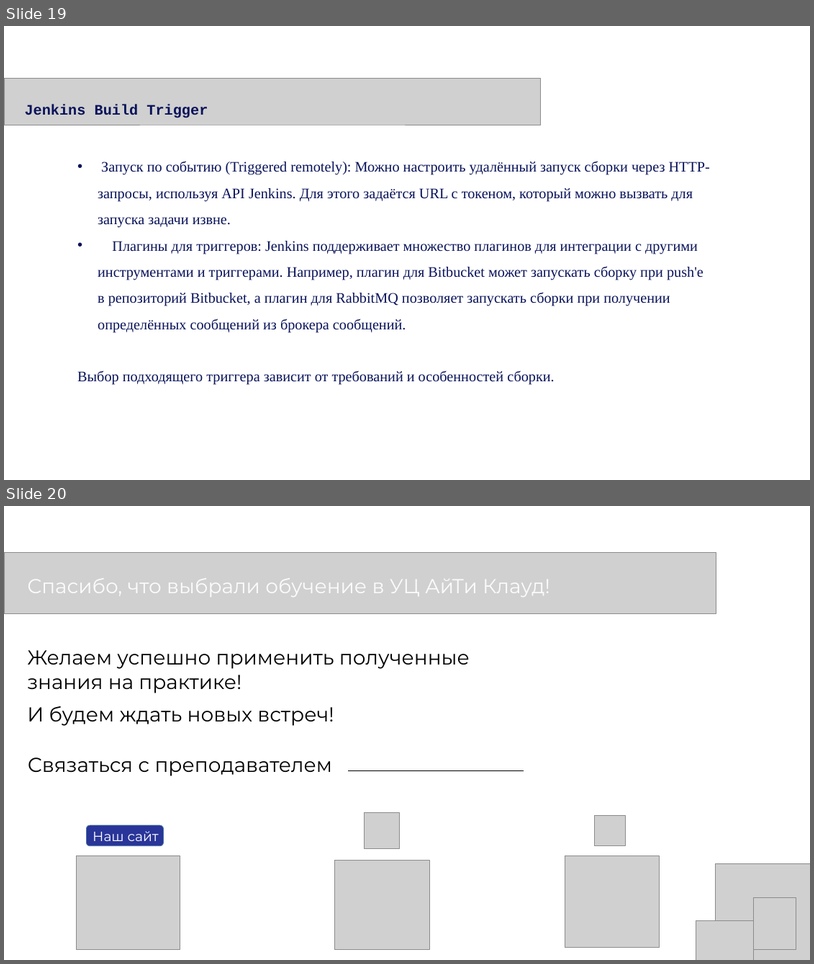
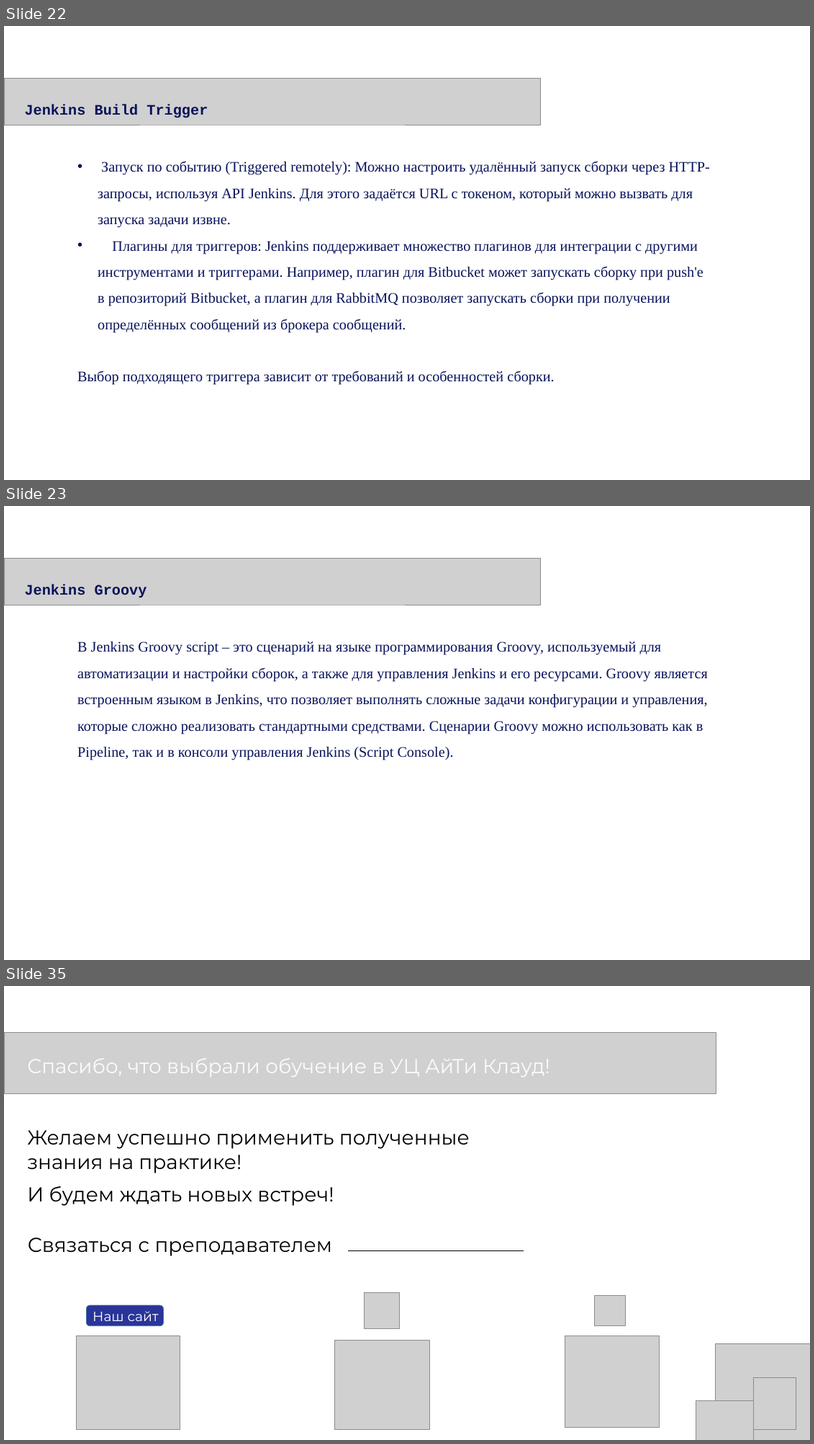
Before and after one commit to Kollekcioner47/jenkins, a slide deck: Jenkins.pptx. Shown one above the other, each under a label of ours: slides 19 and 20 before the commit, slides 22, 23 and 35 after it; the slides between them are not shown. The pictures are 814x964 and 814x1444 pixels, drawn with LibreOffice and Linux fonts; fonts in the diff are those of the drawing; grey boxes stand for pictures. Boxes give left, top, right and bottom in pixels: in the first picture for what was removed or moved away, otherwise in the second. Text is boxed around its words. In the diff, an @@ line names an element or a change of style, - is before the commit and + after.

```diff
--- a/Jenkins.pptx
+++ b/Jenkins.pptx
@@ slide 23 added at (x1=4, y1=506, x2=810, y2=960), background #FFFFFF @@
@@ picture added at (x1=4, y1=558, x2=540, y2=605) @@
@@ text added at (x1=25, y1=584, x2=147, y2=597), 26 pt, text #09135A, bold @@
+Jenkins Groovy
@@ text added at (x1=77, y1=641, x2=708, y2=759), 26 pt, text #09135A @@
+В Jenkins Groovy script – это сценарий на языке программирования Groovy, используемый для автоматизации и настройки сборок, а также для управления Jenkins и его ресурсами. Groovy является встроенным языком в Jenkins, что позволяет выполнять сложные задачи конфигурации и управления, которые сложно реализовать стандартными средствами. Сценарии Groovy можно использовать как в Pipeline, так и в консоли управления Jenkins (Script Console).
@@ what was slide 19 is now slide 22 @@
@@ what was slide 20 is now slide 35 @@
```
Also in this commit, not shown: 14 other slides added, 4 other files.
